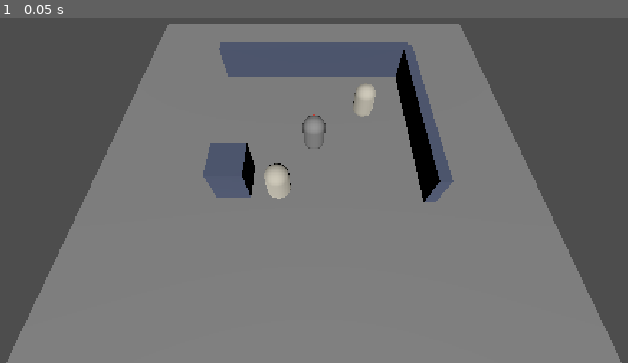
Above: before the commit, frame 1.
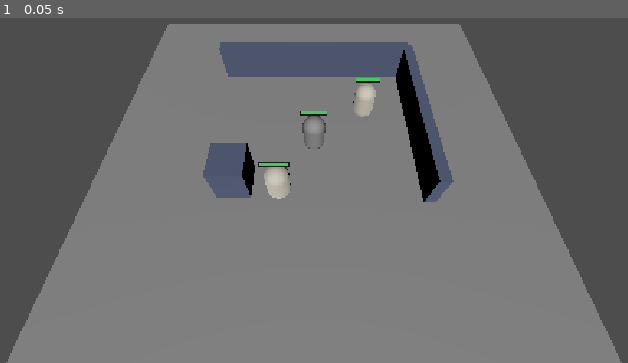
Above: after the commit, the same moment.

Repository: Tiago195/mbr
Game: Godot game, scene res://scenes/main.tscn
The game is run twice, just before and just after one commit, with the same random seed, the same clock (stepped at 60 frames per second) and the same inputs.
Inputs:
- Up to frame 1 (0.05 s): no input

The runs differ from the first frame. In frame 1, 0.2% of the frame differs, in the area x 41-61%, y 17-44%.

Commit message:
Fase 2.4: barra de vida e número de dano
Fase acrescentada ao roadmap. A ausência era um vão real: a 3.4 cobre
telegrafia de habilidade e a Fase 6 cobre "UI de verdade" — barra de vida
e número de dano não estavam em nenhuma das duas.

O argumento para trazer para cá em vez de deixar no polimento vem do
próprio doc de design: o caro no sistema de dano não é escrever, é
balancear, e não se balanceia o que não se enxerga. Enquanto a única
leitura de combate for print no console, todo ajuste de número é às
cegas. Isso é instrumentação, não acabamento.

CombatFeedback só observa: escuta os sinais de Health e desenha, sem
decidir nada — o princípio de "o nó visual observa o estado e desenha".
A barra é montada em código porque em cena o material seria compartilhado
e todas as barras mudariam de cor juntas.

Combatant ganha ensure_ready() para não depender da ordem em que a Godot
chama _ready() entre nós irmãos — depender disso quebraria no dia em que
alguém arrastasse um nó no editor.

Fase 2.3 validada e marcada como concluída.

Co-Authored-By: Claude Opus 5 <noreply@anthropic.com>

Diff:
--- a/scenes/main.tscn
+++ b/scenes/main.tscn
@@ -1,9 +1,10 @@
-[gd_scene load_steps=18 format=3]
+[gd_scene load_steps=19 format=3]
 
 [ext_resource type="Script" path="res://scripts/gameplay/player.gd" id="1_player"]
 [ext_resource type="Script" path="res://scripts/gameplay/camera_rig.gd" id="2_camera"]
 [ext_resource type="Script" path="res://scripts/gameplay/combatant.gd" id="3_combatant"]
 [ext_resource type="PackedScene" path="res://scenes/training_dummy.tscn" id="4_dummy"]
+[ext_resource type="Script" path="res://scripts/gameplay/combat_feedback.gd" id="5_feedback"]
 
 [sub_resource type="PlaneMesh" id="PlaneMesh_ground"]
 size = Vector2(20, 20)
@@ -110,6 +111,10 @@
 attack_range = 2.5
 crit_chance = 0.25
 
+[node name="CombatFeedback" type="Node3D" parent="Player"]
+transform = Transform3D(1, 0, 0, 0, 1, 0, 0, 0, 1, 0, 1.4, 0)
+script = ExtResource("5_feedback")
+
 [node name="DummyNear" parent="." instance=ExtResource("4_dummy")]
 transform = Transform3D(1, 0, 0, 0, 1, 0, 0, 0, 1, 2.5, 1, -2)
 
--- a/scenes/training_dummy.tscn
+++ b/scenes/training_dummy.tscn
@@ -1,7 +1,8 @@
-[gd_scene load_steps=6 format=3]
+[gd_scene load_steps=7 format=3]
 
 [ext_resource type="Script" path="res://scripts/gameplay/training_dummy.gd" id="1_dummy"]
 [ext_resource type="Script" path="res://scripts/gameplay/combatant.gd" id="2_combatant"]
+[ext_resource type="Script" path="res://scripts/gameplay/combat_feedback.gd" id="3_feedback"]
 
 [sub_resource type="CapsuleMesh" id="CapsuleMesh_dummy"]
 
@@ -28,3 +29,7 @@
 max_health = 300.0
 attack_damage = 0.0
 armor = 20.0
+
+[node name="CombatFeedback" type="Node3D" parent="."]
+transform = Transform3D(1, 0, 0, 0, 1, 0, 0, 0, 1, 0, 1.4, 0)
+script = ExtResource("3_feedback")
--- /dev/null
+++ b/scripts/gameplay/combat_feedback.gd
@@ -0,0 +1,105 @@
+class_name CombatFeedback
+extends Node3D
+
+## Barra de vida e números de dano de um combatente — Fase 2.4.
+##
+## Pendura-se no corpo, ao lado do `Combatant`, e só observa: escuta os sinais
+## de `Health` e desenha. Nenhuma decisão de jogo passa por aqui — é o
+## princípio de `03-sistemas-de-jogo.md`, "o nó visual observa o estado e
+## desenha, nunca decide".
+##
+## A barra é montada em código em vez de virar uma cena `.tscn` porque é
+## geometria trivial (dois quads) e um material por instância. Em cena, o
+## material compartilhado faria todas as barras mudarem de cor juntas.
+
+@export var bar_size: Vector2 = Vector2(1.1, 0.13)
+@export var show_bar: bool = true
+@export var show_numbers: bool = true
+
+@export_group("Cores")
+@export var color_full: Color = Color(0.25, 0.80, 0.35)
+@export var color_empty: Color = Color(0.85, 0.15, 0.15)
+@export var color_backdrop: Color = Color(0.05, 0.05, 0.06, 0.85)
+@export var color_damage: Color = Color(1.0, 0.95, 0.85)
+@export var color_crit: Color = Color(1.0, 0.65, 0.15)
+
+var _combatant: Combatant
+var _fill: MeshInstance3D
+var _fill_material: StandardMaterial3D
+
+func _ready() -> void:
+	_combatant = Combatant.of(get_parent())
+	if _combatant == null:
+		push_warning("CombatFeedback sem Combatant irmão em '%s'." % get_parent().name)
+		return
+	# Não depender da ordem de `_ready()` entre irmãos.
+	_combatant.ensure_ready()
+
+	if show_bar:
+		_build_bar()
+	_combatant.health.changed.connect(_on_health_changed)
+	_combatant.damaged.connect(_on_damaged)
+	_refresh_bar()
+
+# ---------------------------------------------------------------- barra
+
+func _build_bar() -> void:
+	var backdrop: MeshInstance3D = _make_quad(
+		bar_size + Vector2(0.06, 0.06), color_backdrop
+	)
+	backdrop.position.z = -0.001
+	add_child(backdrop)
+
+	_fill = _make_quad(bar_size, color_full)
+	_fill_material = _fill.material_override as StandardMaterial3D
+	add_child(_fill)
+
+func _make_quad(size: Vector2, color: Color) -> MeshInstance3D:
+	var quad := QuadMesh.new()
+	quad.size = size
+
+	var material := StandardMaterial3D.new()
+	material.albedo_color = color
+	# Sem sombreamento: a barra não deve escurecer conforme o ângulo da luz.
+	material.shading_mode = BaseMaterial3D.SHADING_MODE_UNSHADED
+	material.billboard_mode = BaseMaterial3D.BILLBOARD_ENABLED
+	material.transparency = BaseMaterial3D.TRANSPARENCY_ALPHA
+	material.no_depth_test = true
+	material.render_priority = 5
+
+	var instance := MeshInstance3D.new()
+	instance.mesh = quad
+	instance.material_override = material
+	return instance
+
+func _refresh_bar() -> void:
+	if _fill == null or _combatant == null:
+		return
+	var fraction: float = _combatant.health.fraction()
+	# Encolher pela esquerda: o quad é centrado, então além de escalar é
+	# preciso deslocar metade do que se perdeu, senão a barra encolheria pelos
+	# dois lados ao mesmo tempo.
+	_fill.scale.x = maxf(fraction, 0.0001)
+	_fill.position.x = -(1.0 - fraction) * bar_size.x * 0.5
+	_fill_material.albedo_color = color_empty.lerp(color_full, fraction)
+
+# ---------------------------------------------------------------- sinais
+
+func _on_health_changed(_current: float, _maximum: float) -> void:
+	_refresh_bar()
+
+func _on_damaged(result: DamageResult) -> void:
+	if not show_numbers:
+		return
+	var scene_root: Node = get_tree().current_scene
+	if scene_root == null:
+		return
+
+	var shown: float = result.damage_to_health + result.absorbed_by_shield
+	FloatingText.spawn(
+		scene_root,
+		global_position + Vector3(randf_range(-0.25, 0.25), 0.15, 0.0),
+		"%d" % roundi(shown),
+		color_crit if result.was_critical else color_damage,
+		result.was_critical
+	)
--- a/scripts/gameplay/combatant.gd
+++ b/scripts/gameplay/combatant.gd
@@ -32,6 +32,17 @@
 var health: Health
 
 func _ready() -> void:
+	ensure_ready()
+
+## Constrói atributos e vida se ainda não existirem.
+##
+## Existe como método público porque outros nós — o de feedback visual, por
+## exemplo — precisam de `health` no `_ready()` deles, e a ordem em que a Godot
+## chama `_ready()` entre irmãos depende da ordem na cena. Depender disso é
+## receita para um bug que só aparece quando alguém arrasta um nó no editor.
+func ensure_ready() -> void:
+	if stats != null:
+		return
 	stats = Stats.new()
 	stats.set_bases({
 		Stat.Id.MAX_HEALTH: max_health,
--- /dev/null
+++ b/scripts/gameplay/floating_text.gd
@@ -0,0 +1,52 @@
+class_name FloatingText
+extends Label3D
+
+## Número de dano que sobe e some — Fase 2.4.
+##
+## Vive solto na cena, não preso ao alvo: se fosse filho do corpo, o número
+## acompanharia quem levou o golpe e ficaria ilegível quando o alvo se move ou
+## morre. Nasce na posição do impacto e a partir daí é independente.
+
+var _lifetime: float = 0.9
+var _elapsed: float = 0.0
+var _rise_speed: float = 1.2
+
+func _process(delta: float) -> void:
+	_elapsed += delta
+	if _elapsed >= _lifetime:
+		queue_free()
+		return
+	position.y += _rise_speed * delta
+	# Some só na segunda metade da vida: sumir desde o primeiro frame deixa o
+	# número ilegível justamente quando ele importa.
+	var progress: float = _elapsed / _lifetime
+	modulate.a = 1.0 if progress < 0.5 else 1.0 - (progress - 0.5) * 2.0
+
+## Cria e insere um número na cena.
+##
+## `parent` deve ser um nó estável — a raiz da cena — e não o alvo do golpe.
+static func spawn(
+		parent: Node,
+		at: Vector3,
+		content: String,
+		color: Color,
+		emphasis: bool = false,
+		lifetime: float = 0.9
+) -> FloatingText:
+	var label := FloatingText.new()
+	label.text = content
+	label.modulate = color
+	label._lifetime = lifetime
+	label.font_size = 96 if emphasis else 64
+	label.outline_size = 24 if emphasis else 16
+	label.outline_modulate = Color(0, 0, 0, 0.85)
+	label.pixel_size = 0.005
+	label.billboard = BaseMaterial3D.BILLBOARD_ENABLED
+	# Sem teste de profundidade: número atrás de parede ainda precisa ser lido,
+	# senão o jogador perde a informação exatamente na hora da luta confusa.
+	label.no_depth_test = true
+	label.render_priority = 10
+	label.outline_render_priority = 9
+	parent.add_child(label)
+	label.global_position = at
+	return label
Not shown, added: scripts/gameplay/combat_feedback.gd.uid
Not shown, added: scripts/gameplay/floating_text.gd.uid
Not shown, changed: CLAUDE.md
Not shown, changed: docs/04-roadmap.md
